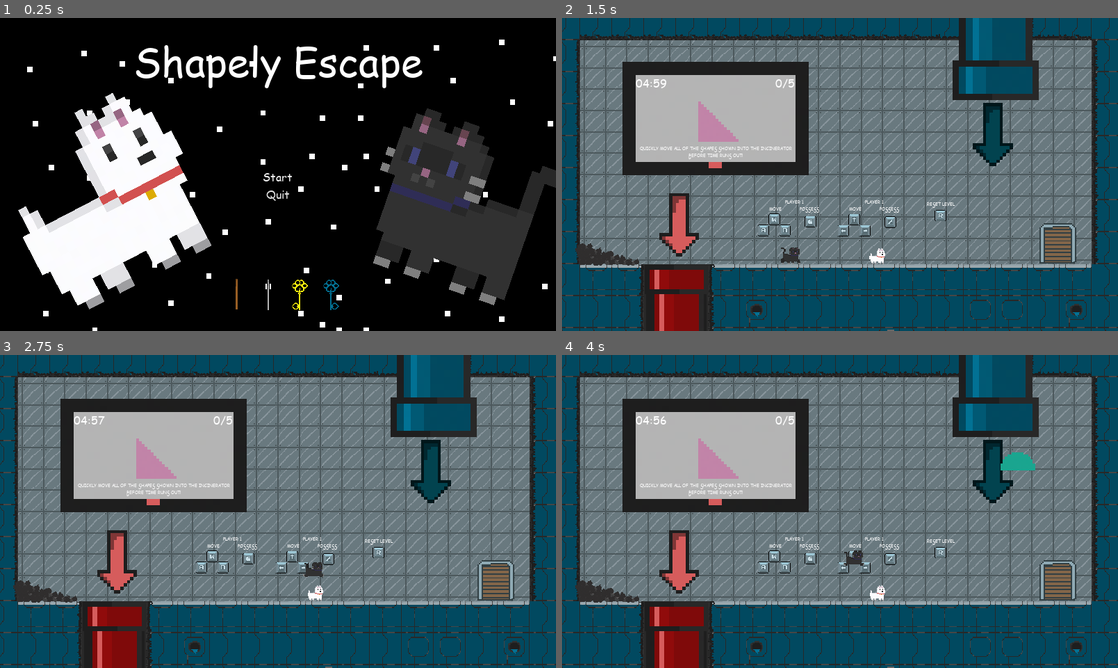
Above: before the commit, frames 1-4 (two rows, left to right).
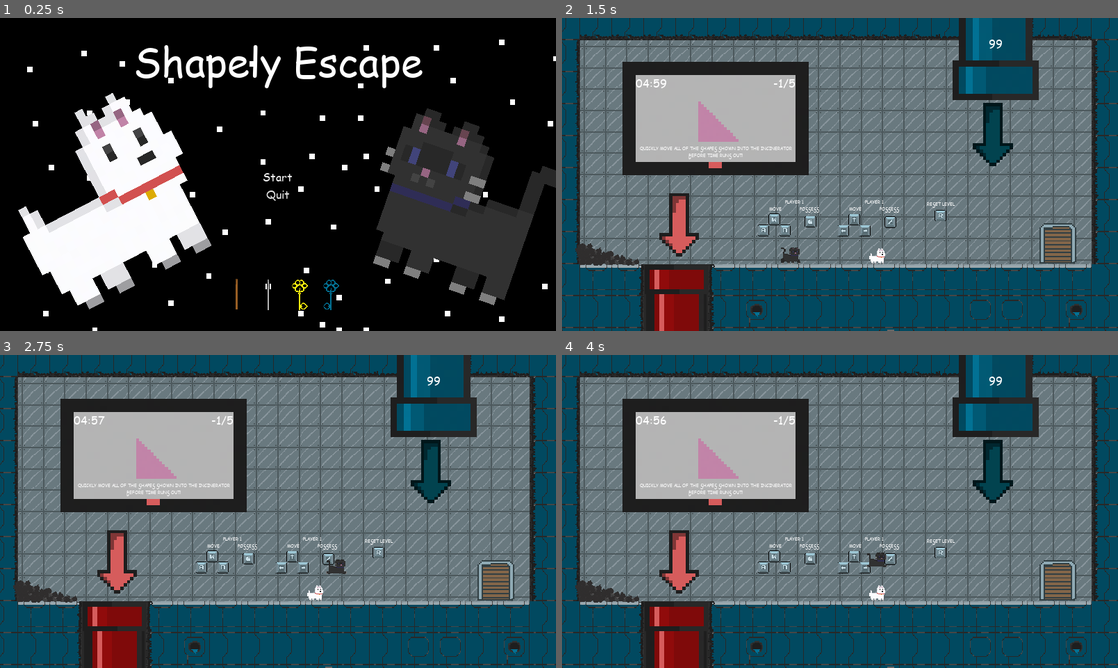
Above: after the commit, the same moments.

Repository: Astrol99/ShapelyEscape
Game: Godot game, scene res://MainMenu/MainMenu.tscn
The game is run twice, just before and just after one commit, with the same random seed, the same clock (stepped at 60 frames per second) and the same inputs.
Inputs:
- Up to frame 1 (0.25 s): no input
- Up to frame 2 (1.5 s): click "Start" at 0.5 s; tap Enter at 1.25 s; hold D (move_right1) from 1.28 s (still down); tap E (cat_possess) at 1.35 s
- Up to frame 3 (2.75 s): keep holding D (move_right1); tap W (jump1) at 1.52, 1.82, 2.27, 2.3, 2.57 s; tap / (possess) at 1.55, 2.1 s
- Up to frame 4 (4 s): release D (move_right1) at 2.78 s; hold A (move_left1) 2.78-3.53 s; hold W (jump1) 2.78-3.53 s; tap Up (jump2) at 3.05, 3.6 s; hold D (move_right1) from 3.53 s (still down); tap W (jump1) at 3.77 s; tap E (cat_possess) at 3.8 s

The runs differ from the first frame. In frame 1, less than 0.1% of the frame differs, in the area x 42-61%, y 84-94%; in frame 2, less than 0.1%; in frame 3, 0.3%; in frame 4, 0.6%, in the area x 38-86%, y 6-79%.

Commit message:
Fixed physics to not clip over other bodies

Diff:
--- a/Level1/Level1.tscn
+++ b/Level1/Level1.tscn
@@ -358,7 +358,7 @@
 
 [node name="SpawnPipe" parent="." instance=ExtResource( 9 )]
 position = Vector2( 1545, 141 )
-delaySpawn = 3.0
+delaySpawn = 10.0
 
 [node name="Incinerator" parent="." instance=ExtResource( 12 )]
 position = Vector2( 443, 1208 )
--- a/MainMenu/MainMenu.tscn
+++ b/MainMenu/MainMenu.tscn
@@ -133,6 +133,7 @@
 scale = Vector2( 0.12963, 0.12963 )
 frames = SubResource( 17 )
 animation = "brown"
+frame = 2
 playing = true
 
 [node name="Silver_Key" type="AnimatedSprite" parent="."]
@@ -140,7 +141,7 @@
 scale = Vector2( 0.12963, 0.12963 )
 frames = SubResource( 17 )
 animation = "diamond"
-frame = 3
+frame = 1
 playing = true
 
 [node name="Gold_Key" type="AnimatedSprite" parent="."]
@@ -148,7 +149,7 @@
 scale = Vector2( 0.12963, 0.12963 )
 frames = SubResource( 17 )
 animation = "gold"
-frame = 1
+frame = 3
 playing = true
 
 [node name="Diamond_Key" type="AnimatedSprite" parent="."]
@@ -156,6 +157,7 @@
 scale = Vector2( 0.12963, 0.12963 )
 frames = SubResource( 17 )
 animation = "silver"
+frame = 2
 playing = true
 
 [node name="Label" type="Label" parent="."]
--- a/World_Objects/Entities/Actor.gd
+++ b/World_Objects/Entities/Actor.gd
@@ -2,6 +2,7 @@
 extends KinematicBody2D
 
 export var speed = Vector2(300.0, 700.0)
+export (int) var push = 100
 onready var gravity = ProjectSettings.get("physics/2d/default_gravity")
 
 const FLOOR_NORMAL = Vector2.UP
@@ -18,3 +19,10 @@
 
 	velocity.y += gravity * delta
 	velocity.y = min(velocity.y, gravity)
+
+	velocity = move_and_slide(velocity, Vector2.UP,false, 4, PI/4, false)
+
+	for index in get_slide_count():
+		var collision = get_slide_collision(index)
+		if collision.collider.is_in_group("bodies"):
+			collision.collider.apply_central_impulse(-collision.normal * push)
--- a/World_Objects/Entities/Cat_Goof/Cat_Goof.gd
+++ b/World_Objects/Entities/Cat_Goof/Cat_Goof.gd
@@ -30,8 +30,6 @@
 		if animation != animation_player.current_animation:
 			animation_player.play(animation)
 			print(self.name + ": " + animation)
-
-		move_and_slide(velocity, Vector2.UP)
 
 func on_Player2_posess():
 	possessing = true
--- a/World_Objects/Entities/Dog_Oof/Dog_Oof.gd
+++ b/World_Objects/Entities/Dog_Oof/Dog_Oof.gd
@@ -80,5 +80,3 @@
 		if animation != animation_player.current_animation:
 			animation_player.play(animation)
 			print(self.name + ": " + animation)
-
-		move_and_slide(velocity, Vector2.UP)
--- a/World_Objects/Entities/Possessable.gd
+++ b/World_Objects/Entities/Possessable.gd
@@ -1,7 +1,7 @@
 class_name Possessable
 extends RigidBody2D
 
-export var speed = Vector2(30.0, 30.0)
+export var speed = Vector2(20.0, 50.0)
 
 var velocity = Vector2.ZERO
 
@@ -13,6 +13,9 @@
 
 var landing = false
 onready var sprite = $Sprite
+
+func _ready():
+	add_to_group("bodies")
 
 func calculate_move_velocity(linear_velocity, direction, speed, is_jump_interrupted):
 	var _velocity = linear_velocity
@@ -45,6 +48,8 @@
 
 		if Input.is_action_pressed("jump1"):
 			velocity.y = -speed.y
+		elif Input.is_action_just_released("jump1"):
+			velocity.y = 0
 
 	elif possesseddog and dog_possessable:
 		direction = get_direction2()
@@ -52,6 +57,8 @@
 
 		if Input.is_action_pressed("jump2"):
 			velocity.y = -speed.y
+		elif Input.is_action_just_released("jump2"):
+			velocity.y = 0
 
 	velocity = calculate_move_velocity(velocity, direction, speed, is_jump_interrupted)
 
--- a/World_Objects/Screen/Screen.gd
+++ b/World_Objects/Screen/Screen.gd
@@ -68,3 +68,5 @@
 		print("IT WORKED")
 		score += 1
 		shape_sprite.texture = shapes[randi() % shapes.size()]
+	else:
+		score -= 1
--- a/World_Objects/SpawnPipe/SpawnPipe.tscn
+++ b/World_Objects/SpawnPipe/SpawnPipe.tscn
@@ -1,7 +1,8 @@
-[gd_scene load_steps=3 format=2]
+[gd_scene load_steps=4 format=2]
 
 [ext_resource path="res://assets/God_Forsaken_TileSet/PIPEFORNEW.png" type="Texture" id=1]
 [ext_resource path="res://World_Objects/SpawnPipe/SpawnPipe.gd" type="Script" id=2]
+[ext_resource path="res://assets/goofy.tres" type="Theme" id=3]
 
 [node name="SpawnPipe" type="Node2D"]
 script = ExtResource( 2 )
@@ -16,4 +17,12 @@
 region_enabled = true
 region_rect = Rect2( 230, 0, 299, 575 )
 
+[node name="Label" type="Label" parent="."]
+margin_left = -25.0
+margin_top = 64.0
+margin_right = 23.0
+margin_bottom = 121.0
+theme = ExtResource( 3 )
+text = "99"
+
 [connection signal="timeout" from="Timer" to="." method="_on_Timer_timeout"]
--- a/test.tscn
+++ b/test.tscn
@@ -36,17 +36,18 @@
 scale = Vector2( 50, 1 )
 shape = SubResource( 1 )
 
-[node name="PossessableCircle" parent="." instance=ExtResource( 2 )]
-position = Vector2( 770, 804 )
+[node name="PossessableCircle" parent="." groups=["bodies"] instance=ExtResource( 2 )]
+position = Vector2( 794, 343 )
+rotation = -1.57079
 
-[node name="PossessableOval" parent="." instance=ExtResource( 4 )]
-position = Vector2( 1260, 708 )
+[node name="PossessableOval" parent="." groups=["bodies"] instance=ExtResource( 4 )]
+position = Vector2( 1284, 247 )
 
-[node name="PossessableRectangle" parent="." instance=ExtResource( 6 )]
-position = Vector2( 1110, 851 )
+[node name="PossessableRectangle" parent="." groups=["bodies"] instance=ExtResource( 6 )]
+position = Vector2( 1134, 390 )
 
-[node name="PossessableRightTriangle" parent="." instance=ExtResource( 5 )]
-position = Vector2( 1520, 770 )
+[node name="PossessableRightTriangle" parent="." groups=["bodies"] instance=ExtResource( 5 )]
+position = Vector2( 1544, 309 )
 
-[node name="PossessableSemiCircle" parent="." instance=ExtResource( 3 )]
-position = Vector2( 1293, 893 )
+[node name="PossessableSemiCircle" parent="." groups=["bodies"] instance=ExtResource( 3 )]
+position = Vector2( 1012, 240 )
